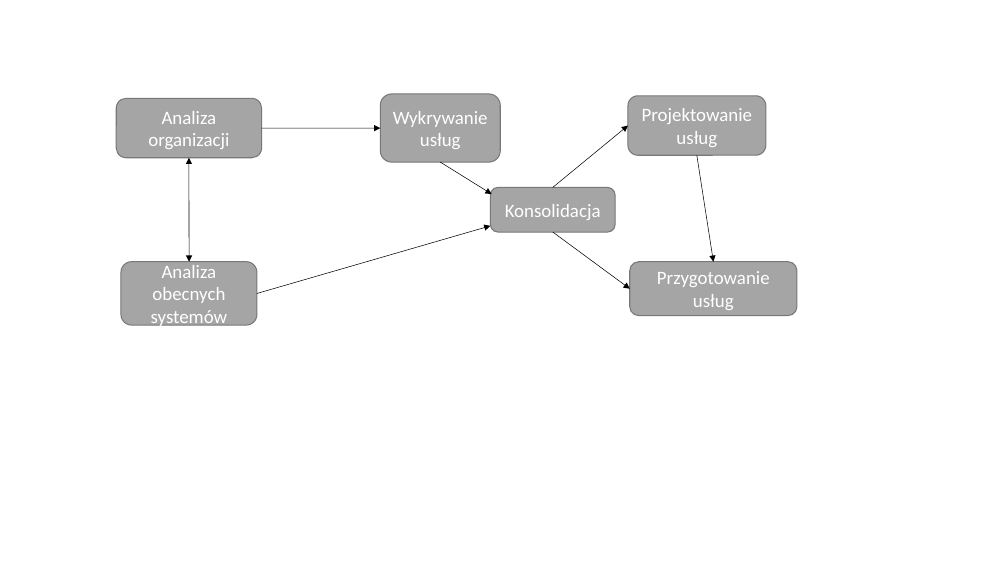
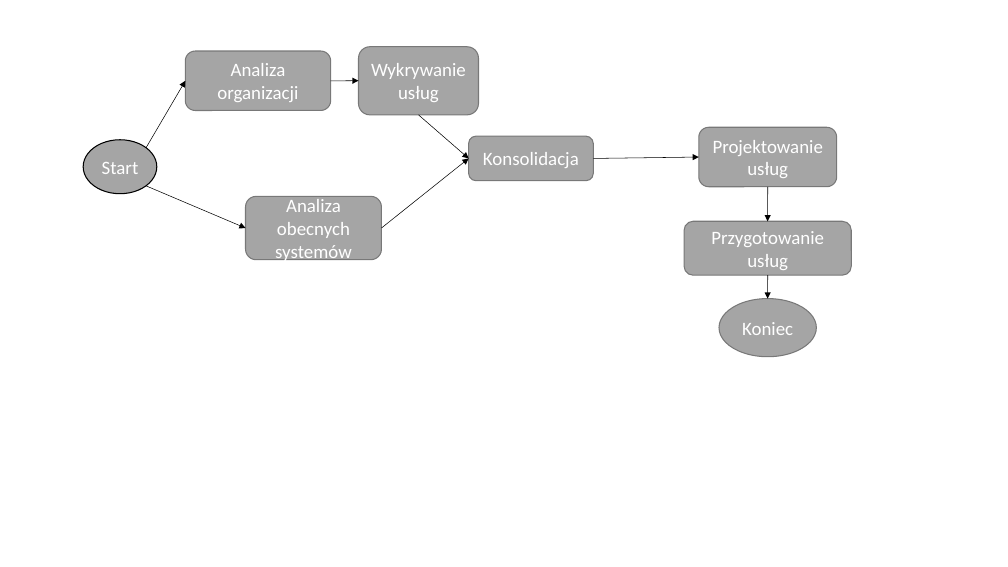
Before and after one commit to matemroz/mgr-ebanking-models, a slide deck: slide 1 of latex/img/SOAM.ppt. Drawn at 1008x567 pixels with LibreOffice and Linux fonts; fonts in the diff are those of the drawing. Boxes give left, top, right and bottom in pixels: in the first picture for what was removed or moved away, otherwise in the second. Text is boxed around its words. In the diff, an @@ line names an element or a change of style, - is before the commit and + after.

```diff
--- a/latex/img/SOAM.ppt
+++ b/latex/img/SOAM.ppt
@@ rounded rectangle "Analiza organizacji": place and size @@
-rounded rectangle "Analiza organizacji" at <box>116,98,261,158</box>
+rounded rectangle "Analiza organizacji" at <box>185,51,330,111</box>
@@ rounded rectangle "Wykrywanie usług": place and size @@
-rounded rectangle "Wykrywanie usług" at <box>380,94,500,162</box>
+rounded rectangle "Wykrywanie usług" at <box>358,47,478,115</box>
@@ arrow added from (146, 147) to (185, 81), #000000 0.51 pt @@
@@ arrow moved from (261, 128) - (380, 128) to (331, 81) - (358, 81) @@
@@ arrow moved from (440, 162) - (491, 194) to (419, 115) - (468, 159) @@
@@ ellipse added at <box>83,140,156,193</box>, fill #A5A5A5, outline #000000 0.99 pt, 18 pt, text #FFFFFF @@
+Start
@@ rounded rectangle "Konsolidacja": place and size @@
-rounded rectangle "Konsolidacja" at <box>490,187,615,232</box>
+rounded rectangle "Konsolidacja" at <box>468,136,593,181</box>
@@ rounded rectangle "Projektowanie usług": place and size @@
-rounded rectangle "Projektowanie usług" at <box>628,96,765,156</box>
+rounded rectangle "Projektowanie usług" at <box>698,127,836,187</box>
@@ arrow moved from (257, 293) - (490, 226) to (382, 228) - (468, 158) @@
@@ arrow moved from (552, 187) - (628, 125) to (593, 159) - (699, 157) @@
@@ double arrow moved from (189, 158) - (189, 261) to (146, 186) - (246, 228) @@
@@ double arrow (146, 186) - (246, 228): double arrow to arrow @@
@@ rounded rectangle "Analiza obecnych systemów": place and size @@
-rounded rectangle "Analiza obecnych systemów" at <box>121,261,257,325</box>
+rounded rectangle "Analiza obecnych systemów" at <box>246,196,382,260</box>
@@ arrow moved from (697, 155) - (713, 261) to (768, 187) - (768, 221) @@
@@ arrow removed from (552, 232) to (629, 289) @@
@@ rounded rectangle "Przygotowanie usług": place and size @@
-rounded rectangle "Przygotowanie usług" at <box>629,261,796,315</box>
+rounded rectangle "Przygotowanie usług" at <box>684,221,851,275</box>
@@ ellipse added at <box>719,298,816,357</box>, fill #A5A5A5, outline #787878 0.99 pt, 18 pt, text #FFFFFF @@
+Koniec
@@ arrow added from (768, 275) to (768, 298), #000000 0.51 pt @@
```
Also in this commit, not shown: 9 other files.
